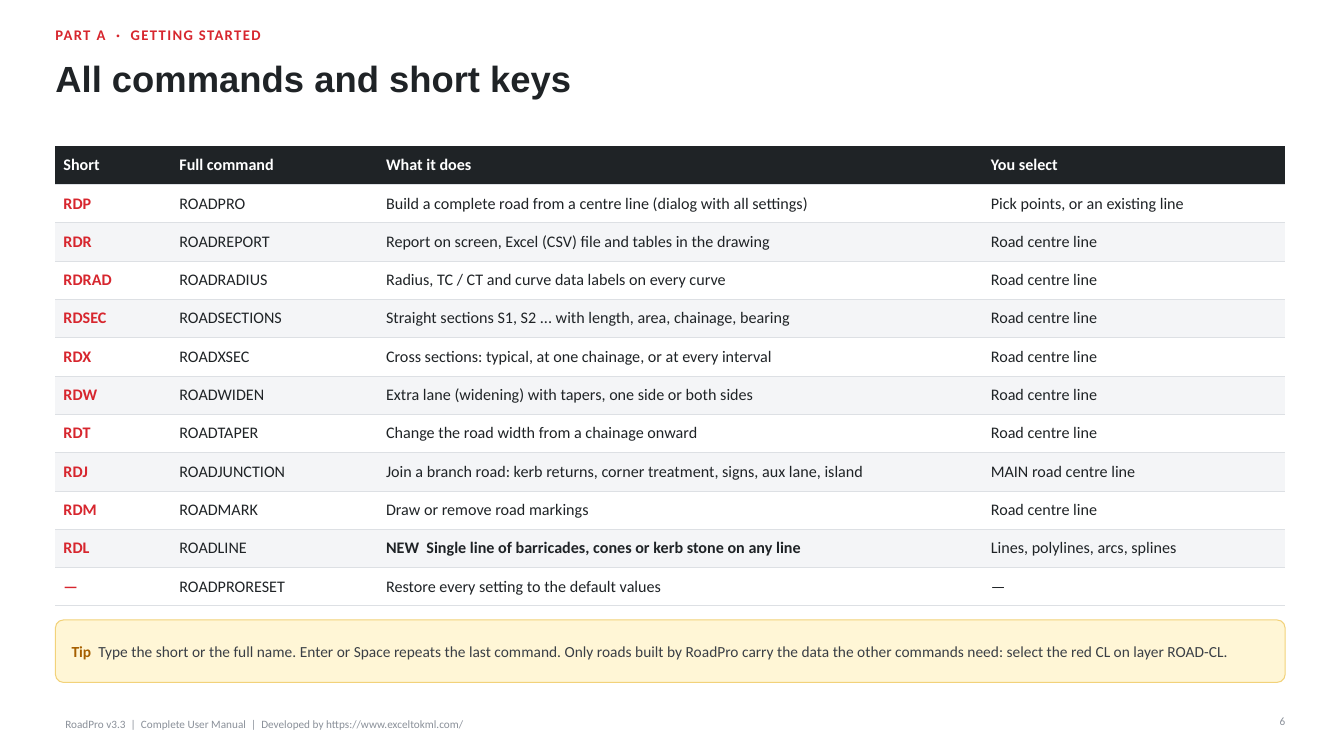
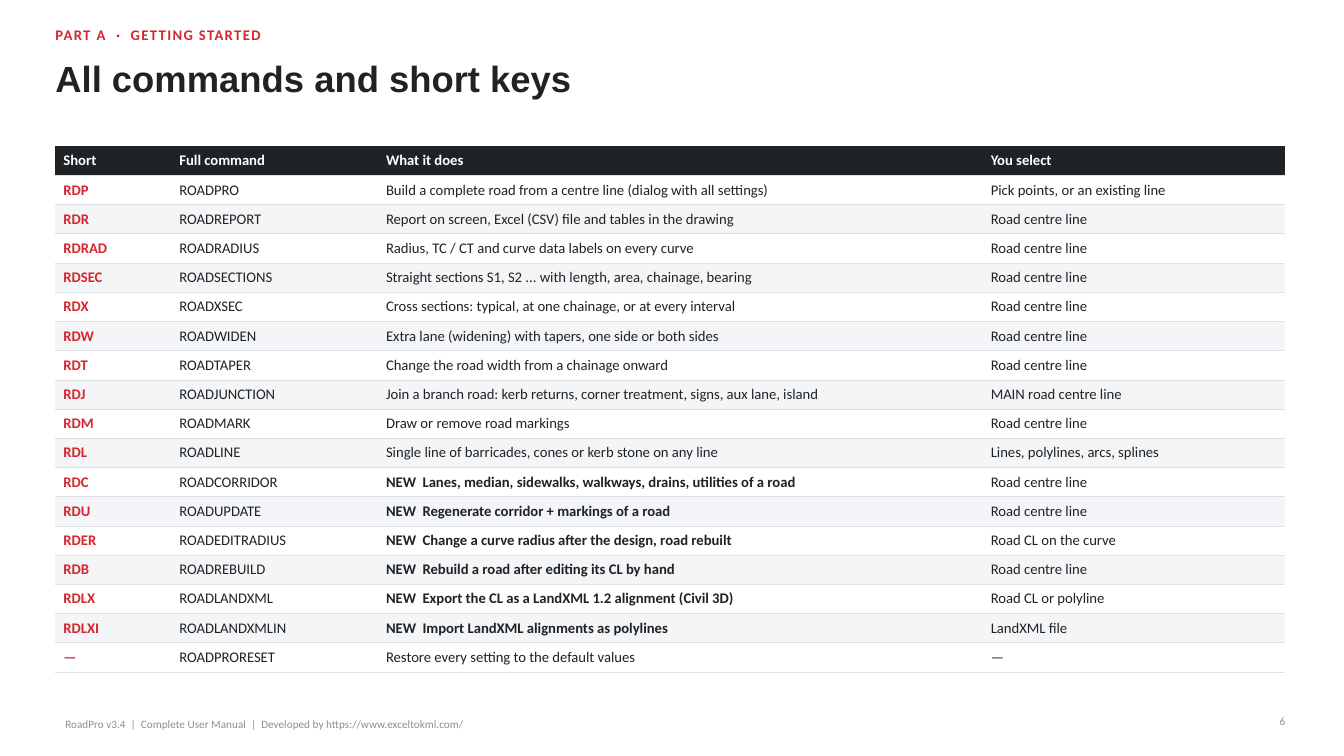
Before and after one commit to Asjad-Mehmood/KML-WEBSITE-, a slide deck: slide 6 of public/roadpro/RoadPro_User_Guide.pptx. Drawn at 1344x756 pixels with LibreOffice and Linux fonts; fonts in the diff are those of the drawing. Boxes give left, top, right and bottom in pixels: in the first picture for what was removed or moved away, otherwise in the second. Text is boxed around its words. In the diff, an @@ line names an element or a change of style, - is before the commit and + after.

```diff
--- a/public/roadpro/RoadPro_User_Guide.pptx
+++ b/public/roadpro/RoadPro_User_Guide.pptx
@@ table at (55,146,1286,669) @@
-row 11: RDL | ROADLINE | NEW Single line of barricades, cones or kerb stone on any line | Lines, polylines, arcs, splines
+row 11: RDL | ROADLINE | Single line of barricades, cones or kerb stone on any line | Lines, polylines, arcs, splines
+row 12: RDC | ROADCORRIDOR | NEW Lanes, median, sidewalks, walkways, drains, utilities of a road | Road centre line
+row 13: RDU | ROADUPDATE | NEW Regenerate corridor + markings of a road | Road centre line
+row 14: RDER | ROADEDITRADIUS | NEW Change a curve radius after the design, road rebuilt | Road CL on the curve
+row 15: RDB | ROADREBUILD | NEW Rebuild a road after editing its CL by hand | Road centre line
+row 16: RDLX | ROADLANDXML | NEW Export the CL as a LandXML 1.2 alignment (Civil 3D) | Road CL or polyline
+row 17: RDLXI | ROADLANDXMLIN | NEW Import LandXML alignments as polylines | LandXML file
@@ rounded rectangle removed at (55,620,1286,683) @@
@@ text removed at (72,646,1227,660) @@
-Tip Type the short or the full name. Enter or Space repeats the last command. Only roads built by RoadPro carry the data the other commands need: select the red CL on layer ROAD-CL.
@@ text at (65,720,463,730): text changed @@
-RoadPro v3.3 | Complete User Manual | Developed by https://www.exceltokml.com/
+RoadPro v3.4 | Complete User Manual | Developed by https://www.exceltokml.com/
```
Also in this commit, not shown: 36 other slides changed, 10 slides added, 1 slide removed, 22 other files.
